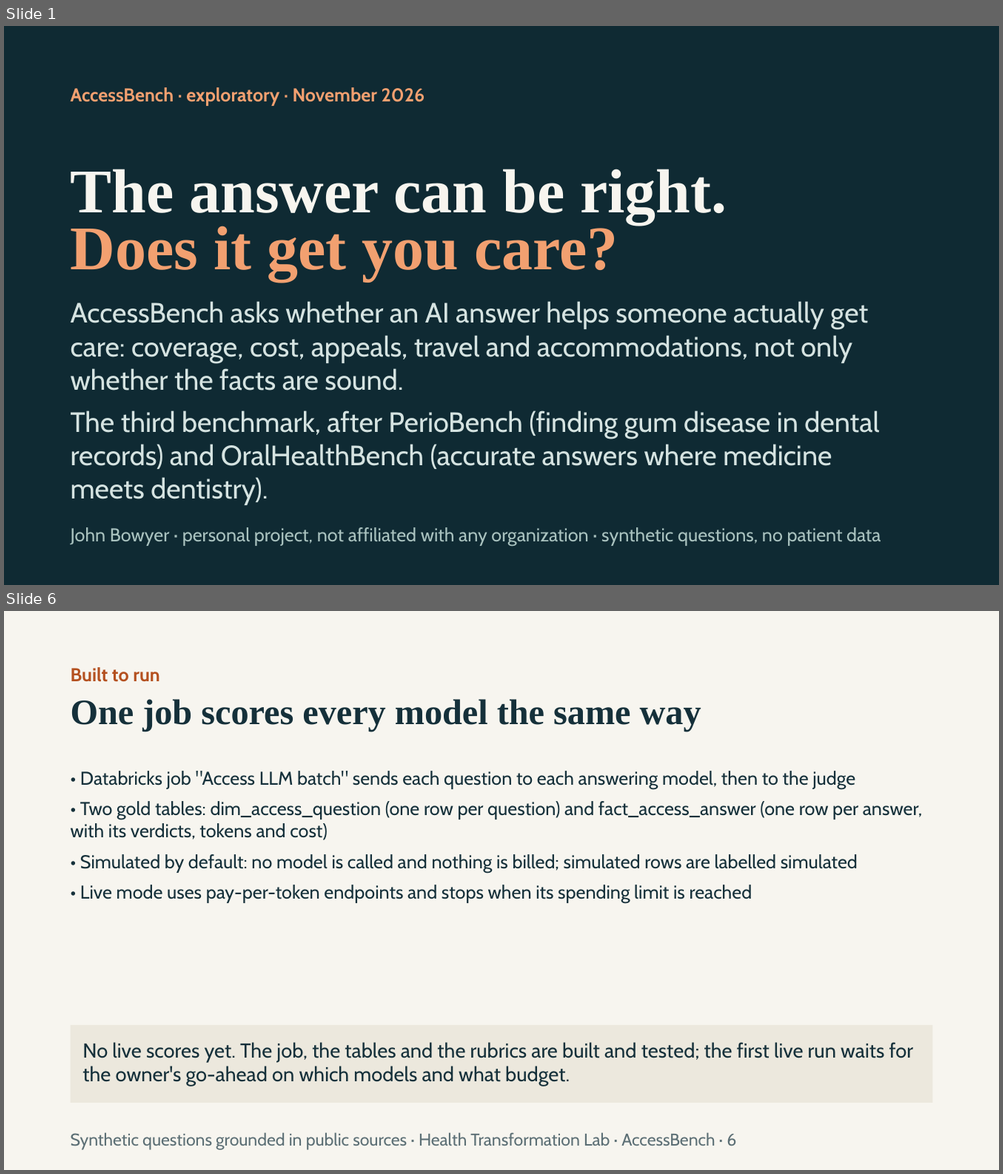
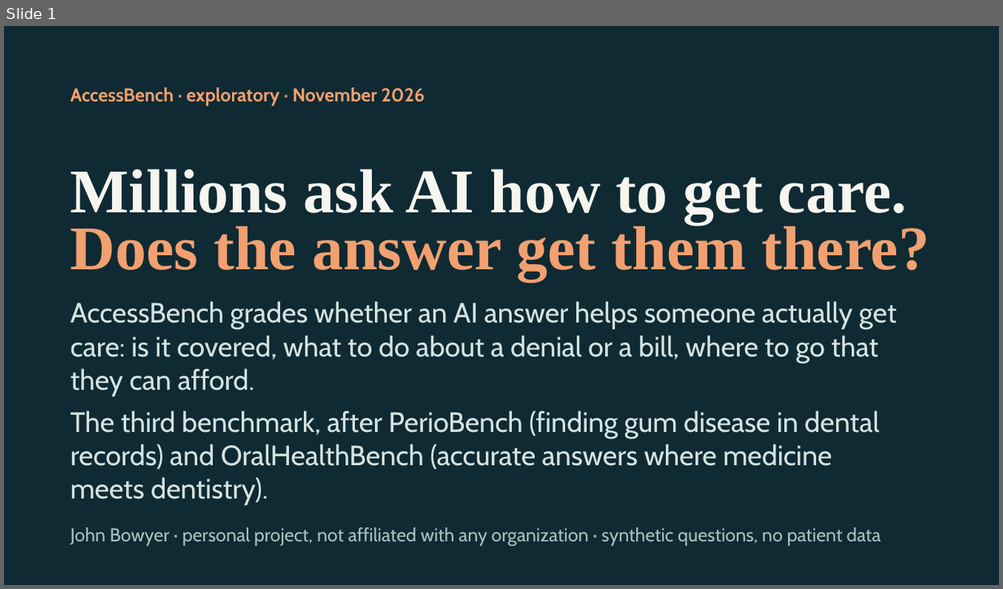
Before and after one commit to healthtransformationlab/health-transformation-lab-nlp, a slide deck: docs/access/access_bench.pptx. Shown one above the other, each under a label of ours: slides 1 and 6 before the commit, slide 1 after it; the slides between them are not shown. The pictures are 1003x1174 and 1003x589 pixels, drawn with LibreOffice and Linux fonts; fonts in the diff are those of the drawing. Boxes give left, top, right and bottom in pixels: in the first picture for what was removed or moved away, otherwise in the second. Text is boxed around its words. In the diff, an @@ line names an element or a change of style, - is before the commit and + after.

```diff
--- a/docs/access/access_bench.pptx
+++ b/docs/access/access_bench.pptx
@@ slide 6 removed at <box>4,611,999,1170</box>, background #F7F5EF @@
@@ text removed at <box>71,667,159,682</box> @@
-Built to run
@@ text removed at <box>71,699,701,731</box> @@
-One job scores every model the same way
@@ text removed at <box>71,771,922,903</box> @@
-• Databricks job "Access LLM batch" sends each question to each answering model, then to the judge
-• Two gold tables: dim_access_question (one row per question) and fact_access_answer (one row per answer, with its verdicts, tokens and cost)
-• Simulated by default: no model is called and nothing is billed; simulated rows are labelled simulated
-• Live mode uses pay-per-token endpoints and stops when its spending limit is reached
@@ rectangle removed at <box>71,1026,933,1103</box> @@
-No live scores yet. The job, the tables and the rubrics are built and tested; the first live run waits for the owner's go-ahead on which models and what budget.
@@ text removed at <box>71,1133,736,1150</box> @@
-Synthetic questions grounded in public sources · Health Transformation Lab · AccessBench · 6
@@ slide 1 changed as well @@
@@ text at <box>71,169,906,224</box>: text changed @@
-The answer can be right.
+Millions ask AI how to get care.
@@ text at <box>71,221,929,281</box>: text changed @@
-Does it get you care?
+Does the answer get them there?
@@ text at <box>71,301,896,397</box>: text changed @@
-AccessBench asks whether an AI answer helps someone actually get care: coverage, cost, appeals, travel and accommodations, not only whether the facts are sound.
+AccessBench grades whether an AI answer helps someone actually get care: is it covered, what to do about a denial or a bill, where to go that they can afford.
```
Also in this commit, not shown: 3 other slides changed, 4 slides added, 2 other slides removed, 19 other files.
